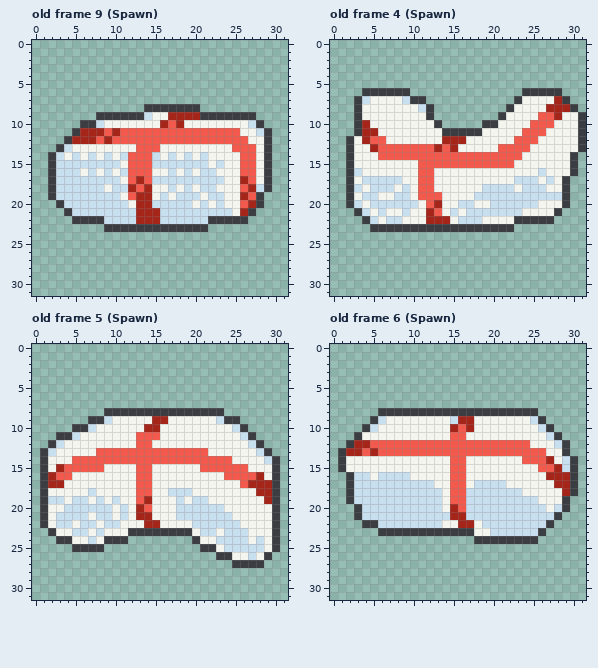
One commit to this pixel-art file: Assets/img/present.ase. That is the earlier state.
32x32 pixels, 9 frames. Colours within 5 levels of each other are drawn and written as one. Shown: old frame 9 (Spawn), old frame 4 (Spawn), old frame 5 (Spawn), old frame 6 (Spawn). The commit also changed other frames, which this record leaves out.
After the commit:
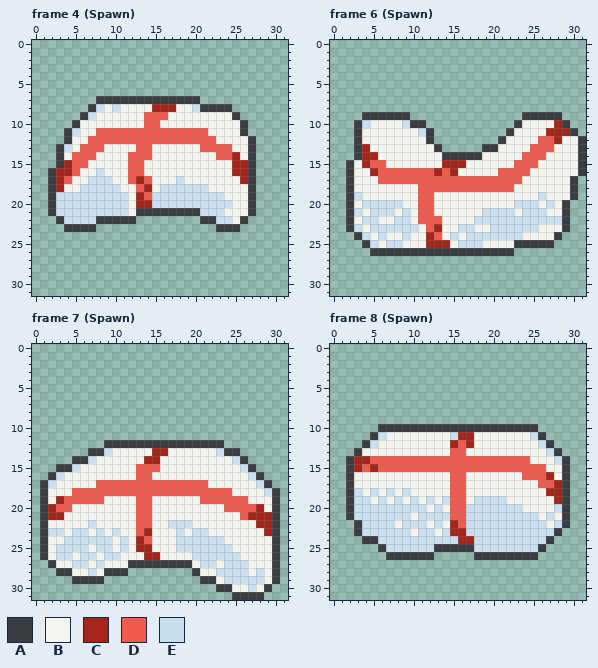
Palette (. is transparent): A #3a3d42  B #f5f5f0  C #a5251b  D #f25a4e  E #c8dff0
A new or re-ordered frame is compared with the old frame closest to it.
The exact change:
frames 9 -> 12
Changed rows in their new state; - is an unchanged pixel.
Frame 4 (Spawn) is new; against old frame 9 (Spawn):
first column x 2:
 7 ------AAAAAAAAAAAAA---------
 8 -----AEBEBBBBCCCBBEAAAA-----
 9 ----AEBBBBBBDDDBBBBBBBB-..--
10 ---ABBB-----DDBBB-------A..-
11 --AEBBD-D-----------BBBBA...
12 ---BBD-D-------------BBBBA..
13 ----DDD------B-----DDDDBBA..
14 .A-DDD-B-B---B-B-B-B-DDCBA..
15 .ACDDBBBB---BBBBBBBB-B-CCA..
16 -CCD-BEB-B--B--B-B-BB--CCA..
17 -CDBB---B----BBB-BBBBB---A..
18 -CBB---E-BB---E-E-E-B---BA..
19 ---------EB-DE-E---E----BA.-
20 AE----------------E-E-E-BA.-
21 AEE-------BAAAAAAAA---B-B---
22 -AEEEE-AAAA........A-EEB----
23 --AAAA-.............-AAA----
Frame 6 (Spawn) against old frame 4 (Spawn):
first column x 2:
 6 --......--------------.....---
 7 -.........-----------.......--
 8 -..........---------.........-
 9 -.AAAAAA...--------...AAAAA...
10 --E----EAA..-----....A-BBBCA..
11 --BB-----EA.........A-BBBCCCA.
12 .ABBB-----A........A-BBBDDC---
13 .ACBBBBBBBBA.....AABBBBDDD----
14 .ACCBBBBBBBBAAAAABBBBBDDD---BA
15 --CDD----BBBCCCBBBBBBDDD----BA
16 -B-CDDDDD--CDC-----DDDD-B---BA
17 --BBDDDDD--DDDDDDDDDDDBB-B-BA-
18 -B-BBB-B---DDDDDDDDDD-BBB--BA-
19 -EBB--BB---B----BBBBBBBB-BBBA-
20 -BE----BBD-B--BB--BBB----E----
21 AEBE-E---DDB-B-BB----BEEE-BA--
22 ABE--B-E-DDDB-BB-EEEEEEEEEEA--
23 AEBEEEEEEBDCBBEEBBEEEEEEBBBA--
24 -AEBEBBEBBCDBEBEEEEEEEBBBBA---
25 --AEBEEBBBCCCBEEEBBBBAAAAA----
26 ---AAAAAAAAAAAAAAAAAA---------
Frame 7 (Spawn) against old frame 5 (Spawn):
first column x 1:
 8 --------...............-------
 9 ------...................-----
10 ----......................----
11 --.........................---
12 -.......AAAAAAAAAAAAAAA.....--
13 ......AAEBBBBBCCBBBBB-EAA....-
14 ....AAEBBBBBBCCBBBBBBBBBEA....
15 ..AAEBBB------D-----BBBBBEA...
16 .AEB-------------------BBBEA..
17 -EB----DDDDD--DDDDDDD----BBEA.
18 ----DDDDDDDD--DDDDDDDDDD---BE-
19 -BCDDDDD-B---D---B-BDDDDDD--B-
20 -CDDBBBBB-B-D----BBBBBBDDDDC--
21 -CCBBB-BB-B-DD---BBBBBBB-DCCC-
22 --BB-B--BB--DDB-EEEBBBBBB--CC-
23 AEE------E-BDCBBBEBE-B-BBB--C-
24 ABBEEE-EEBEBCDBBBEEEEE-BBB-B--
25 ABEEEEBEEBEBCCBBBEEEEEE-BBBB--
26 ABEEBEEBEEBBBCCBBBBEEEEEE-B-BA
27 -ABBEEBEBBBAAAAAAAABEEBEEEBBBA
28 --AABBEBAAA--------ABBEEEEBEBA
29 ----AAAA------------AABEEEEEBA
30 ----------------------AABBEBA-
31 ------------------------AAAA--
Frame 8 (Spawn) against old frame 6 (Spawn):
first column x 1:
 8 -----....................-----
 9 ----......................----
10 ---..AAAAAAAAAAAAAAAAAAAA..---
11 --..AE--------ECC-------EA..--
12 -..AEBBBBBBBBBC-CBBBBBBB-EA..-
13 ..ABBBBBBBBBBB--BBBBBBBBBBEA.-
14 .ACCDDDDDDDDDD--DDDDDDD-BBBEA.
15 .ACDCDDDDDDDDD--DDDDDDDDD-BBA.
16 --BB-BBBB--------------DDD-BA.
17 --BBBBBBBBBB-----BBBB----DD-A.
18 ---B-B-B-BBBB---BBBBBBB---CCA.
19 ----B-B-B-B-BE--B----BBBB--C--
20 -AE--------B--D--------BBB----
21 -AE------B----DD---------B-BA-
22 --AEE--B---B--CDEE--------BEA-
23 --AEEEEEEBEEBECCEEE------EEA--
24 ---AAEEEEEEEEEECCEEEEEEEEEA---
25 -----AEEEEEEAAAAAEEEEEEEEA----
26 ------AAAAAA-----AAAAAAAA-----
Where, in picture pixels (left, top, right, bottom), the same in both pictures:
changed: (48, 96, 272, 232)
changed: (346, 88, 586, 256)
changed: (40, 408, 280, 600)
changed: (338, 408, 578, 560)
